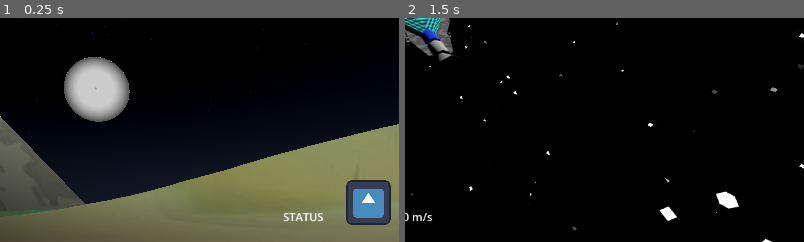
Above: before the commit, frames 1-2 (left to right).
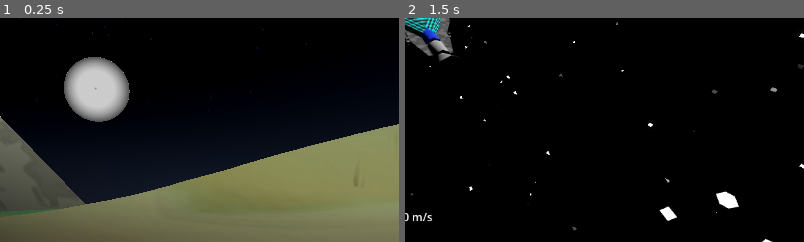
Above: after the commit, the same moments.

Repository: Ortley/black-hole-stars
Game: Godot game, scene res://scene/init.tscn
Two runs of this game, one before a commit and one after it. Both use one fixed random seed, a clock stepped at 60 frames per second and the inputs below. The engine's default icon, where the game draws it, is replaced by a stand-in: a white triangle on a blue panel in a dark square.
Inputs (mouse positions are % of the whole screen's width and height, from its top left):
- Up to frame 1 (0.25 s): no input
- Up to frame 2 (1.5 s): click "Play" at 0.5 s; tap Enter at 1.25 s; move the mouse to (72, 45) at 1.27 s; hold E (roll_right) from 1.28 s (still down); hold Space (sas) from 1.28 s (still down); click (72, 45) at 1.42 s
The pictures show only the part of the screen within x 49-99%, y 50-100%; the shares and areas given below are measured in that part.

The runs differ from the first frame. In frame 1, 2.4% of the frame differs, in the area x 70-98%, y 72-93%; in frame 2, nothing differs.

Commit message:
Enable threading for non-isolated hosts (github pages)

Diff:
--- a/scene/init.tscn
+++ b/scene/init.tscn
@@ -446,7 +446,7 @@
 "times": PackedFloat32Array(0),
 "transitions": PackedFloat32Array(1),
 "update": 0,
-"values": [Color(1, 1, 1, 1)]
+"values": [Color(1, 1, 1, 0)]
 }
 
 [sub_resource type="Animation" id="Animation_cb7ku"]
@@ -462,7 +462,7 @@
 "times": PackedFloat32Array(0, 0.4),
 "transitions": PackedFloat32Array(1, 1),
 "update": 0,
-"values": [Color(1, 1, 1, 1), Color(1, 1, 1, 1)]
+"values": [Color(1, 1, 1, 0), Color(1, 1, 1, 1)]
 }
 
 [sub_resource type="AnimationLibrary" id="AnimationLibrary_4jbsl"]
@@ -645,6 +645,7 @@
 script = SubResource("GDScript_42rhp")
 
 [node name="TextureRect" type="Control" parent="UI/MarginContainer" unique_id=603646164]
+modulate = Color(1, 1, 1, 0)
 layout_mode = 2
 size_flags_horizontal = 8
 size_flags_vertical = 8
Not shown, changed: export_presets.cfg
Not shown, changed: .gitignore
Not shown, added: enable-threads.js
